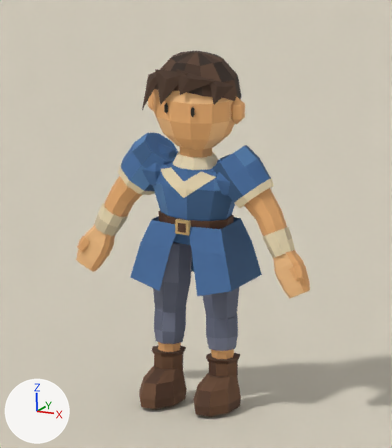
Renders of the Blender file docs/art/characters/blender-v4/tousled/starter-adventurer-v4-tousled.blend from each side of a commit.
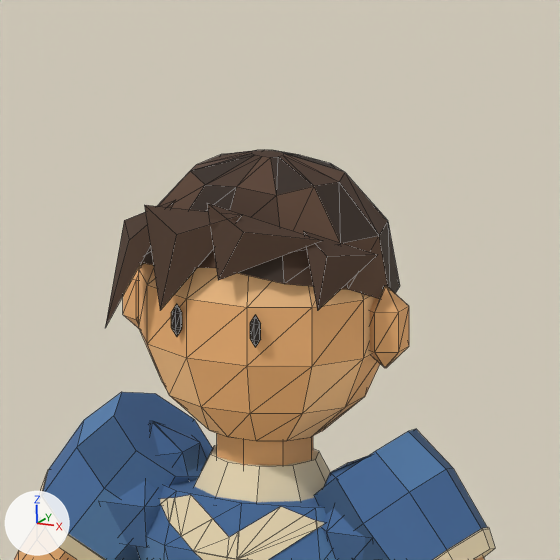
The first picture shows the older version from the file's camera 'ReviewCamera'. The close-ups show the older and then the newer version on the part from 27% to 75% of the width and 0% to 42% of the height of that picture. Only the edits that show in the close-ups are written down. The axes (+X, +Y, +Z) are drawn at lower left. The lights are the same throughout. The close-ups show mesh edges as thin lines.

In view in the first close-up: 'StarterAdventurer', 'StudioGround'.
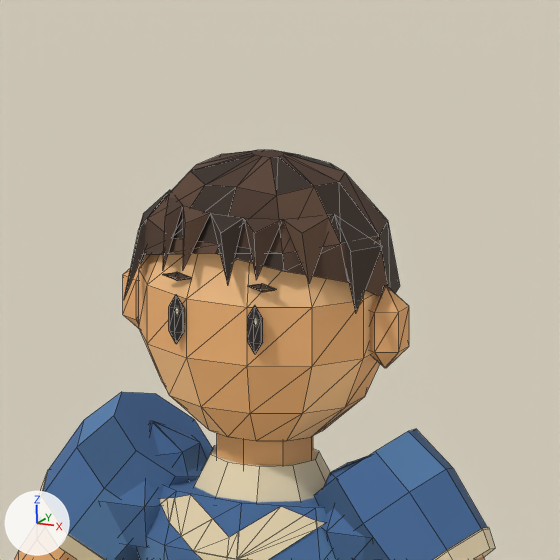
Boxes (x1, y1, x2, y2) around the edits, measured in the close-ups (560 x 560 px; the box of a moved part takes in the faces that stretch with it):
part 1 of me_starteradventurermesh, moved or reshaped
    before: (171, 304, 182, 337)
    after: (169, 295, 184, 344)
part 2 of me_starteradventurermesh, moved or reshaped
    before: (250, 315, 261, 347)
    after: (247, 306, 263, 354)
part 3 of me_starteradventurermesh, rebuilt (35% narrower, 23% taller)
    before: (303, 231, 377, 311)
    after: (334, 214, 382, 313)
part 4 of me_starteradventurermesh, cut back
    before: (105, 200, 388, 328)
    after: (124, 190, 388, 326)

What the commit changed:
me_starteradventurermesh is used by ob_starteradventurer; location (0.0, 0.0, 0.0).
me_starteradventurermesh had 1146 vertices, 1229 faces and spanned x -0.77..0.77, y -0.28..0.24, z 0.01..2.15.
me_starteradventurermesh now has 1247 vertices, 1371 faces and spans x -1.2..0.77, y -0.28..0.24, z 0.01..2.15.
me_starteradventurermesh part 1: the loose piece of 24 vertices spanning x -0.1..-0.08, y -0.22..-0.21, z 1.82..1.89 is scaled about its middle by (1.5, 1.17, 1.5).
me_starteradventurermesh part 2: the loose piece of 24 vertices spanning x 0.08..0.1, y -0.22..-0.21, z 1.82..1.89 is scaled about its middle by (1.5, 1.17, 1.5).
me_starteradventurermesh part 3: the loose piece of 4 vertices spanning x 0.16..0.27, y -0.2..-0.04, z 1.91..2.06 is rebuilt with 4 vertices and now spans x 0.19..0.26, y -0.12..0.0, z 1.89..2.07.
Part 4, on me_starteradventurermesh:
12 vertices are removed from x -0.25..0.2, y -0.25..-0.13, z 1.82..2.11.
9 faces are deleted.
3 vertices in x -0.14..0.14, y -0.22..-0.19, z 1.95..1.98 move by (0.0, 0.0, 0.03).
2 vertices move from x -0.24..0.24, y -0.1, z 1.93 to x -0.24..0.24, y -0.1, z 1.94..1.95.
113 vertices are added at x -1.2..0.19, y -0.25..0.07, z 0.84..2.07.
151 new faces join them.
